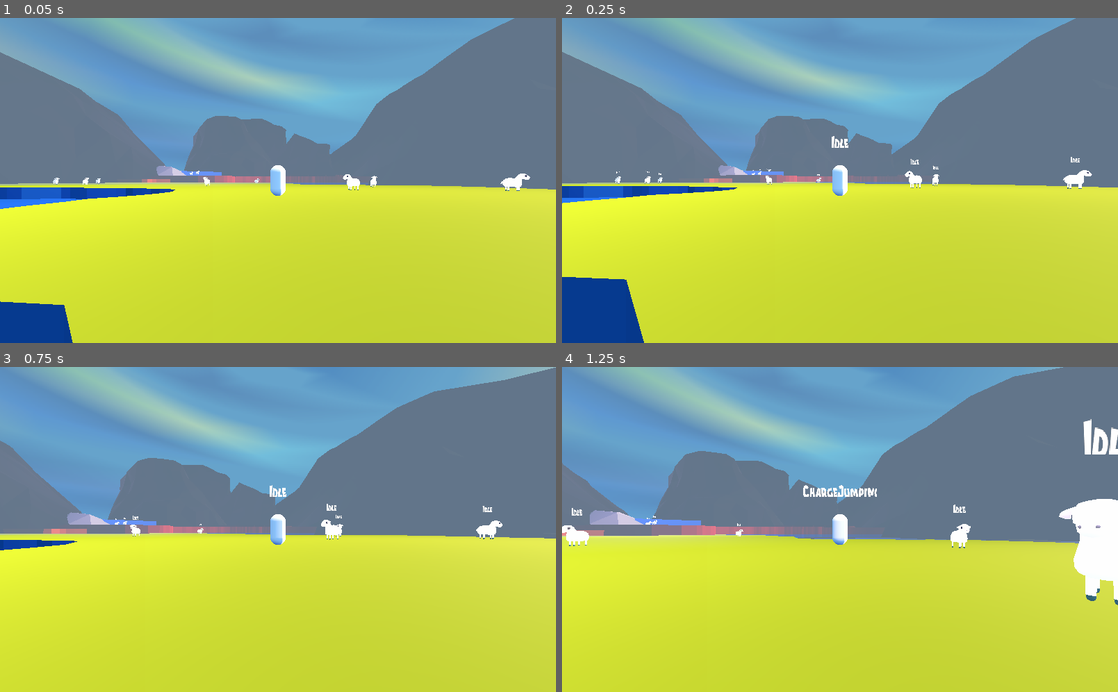
Above: before the commit, frames 1-4 (two rows, left to right).
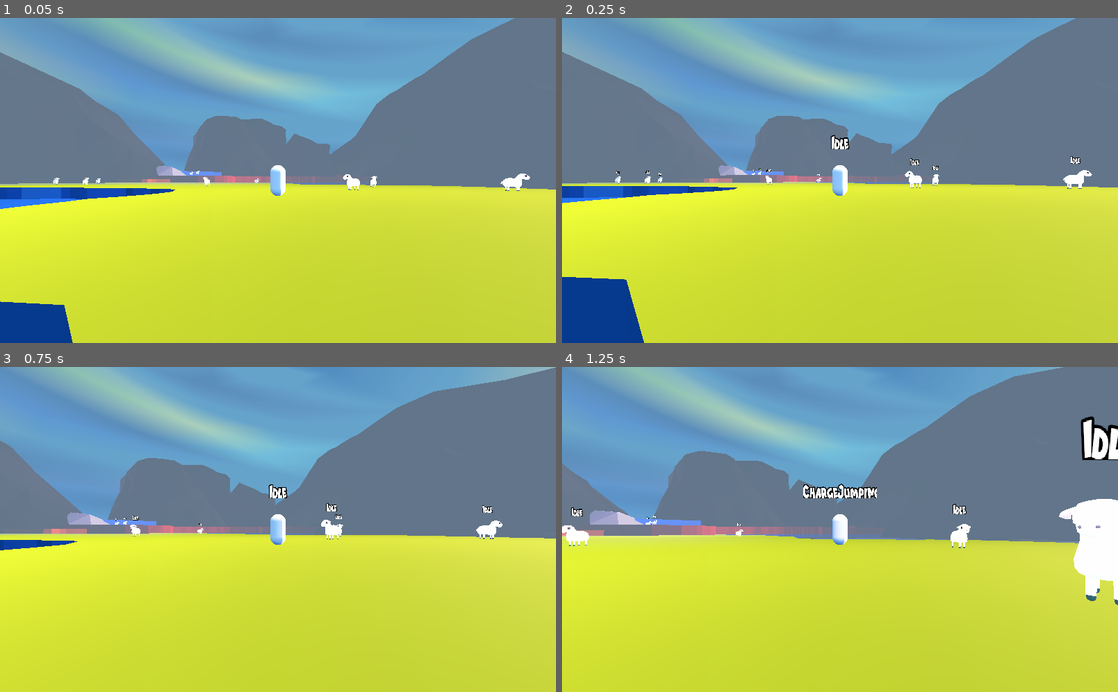
Above: after the commit, the same moments.

Repository: ChewieCB/Alpacolypse
Game: Godot game, scene res://src/levels/ml_01/ML_01.tscn
The game is run twice, just before and just after one commit, with the same random seed, the same clock (stepped at 60 frames per second) and the same inputs.
Inputs (mouse positions are in pixels of both pictures, inside the frame that each line leads up to):
- Up to frame 1 (0.05 s): no input
- Up to frame 2 (0.25 s): no input
- Up to frame 3 (0.75 s): tap Enter at 0.5 s; move the mouse to (305, 529) at 0.52 s; hold W (p1_move_forwards) from 0.53 s (still down); hold Shift (p1_charge) from 0.53 s (still down)
- Up to frame 4 (1.25 s): keep holding W (p1_move_forwards); keep holding Shift (p1_charge); tap Space (p1_jump) at 0.77 s

Frame 1 is identical in both runs. In frame 2, 0.1% of the frame differs, in the area x 9-94%, y 35-49%; in frame 3, 0.1%; in frame 4, 0.7%, in the area x 1-100%, y 15-49%.

Commit message:
Added Outline To StateLabel Scene

Diff:
--- a/src/ui/debug/StatusLabels.tscn
+++ b/src/ui/debug/StatusLabels.tscn
@@ -1,11 +1,13 @@
 [gd_scene load_steps=4 format=2]
 
-[sub_resource type="DynamicFontData" id=4]
+[sub_resource type="DynamicFontData" id=1]
 font_path = "res://assets/fonts/Daily Hours.ttf"
 
-[sub_resource type="DynamicFont" id=5]
+[sub_resource type="DynamicFont" id=2]
 size = 64
-font_data = SubResource( 4 )
+outline_size = 4
+outline_color = Color( 0, 0, 0, 1 )
+font_data = SubResource( 1 )
 
 [sub_resource type="ViewportTexture" id=3]
 viewport_path = NodePath("Viewport")
@@ -13,16 +15,17 @@
 [node name="StatusLabels" type="Spatial"]
 
 [node name="Viewport" type="Viewport" parent="."]
-size = Vector2( 320, 76 )
+size = Vector2( 320, 100 )
 transparent_bg = true
 
 [node name="StateLabel" type="Label" parent="Viewport"]
+anchor_top = -20.0
 anchor_right = 1.0
 anchor_bottom = 1.0
-margin_top = -19.0
-margin_bottom = -19.0
+margin_top = -30.0
+margin_bottom = -30.0
 rect_scale = Vector2( 1, 2 )
-custom_fonts/font = SubResource( 5 )
+custom_fonts/font = SubResource( 2 )
 text = "TEMP LABEL"
 align = 1
 valign = 1
